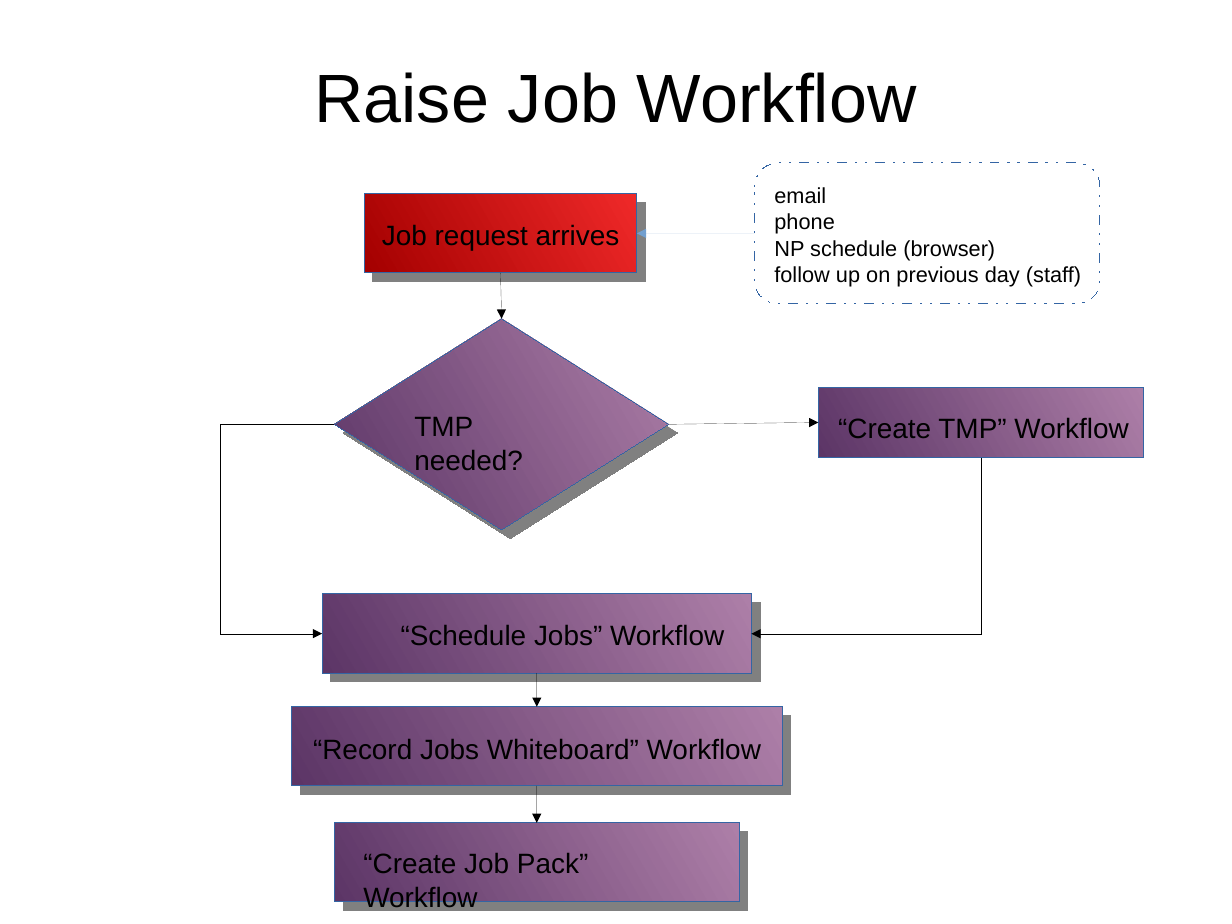
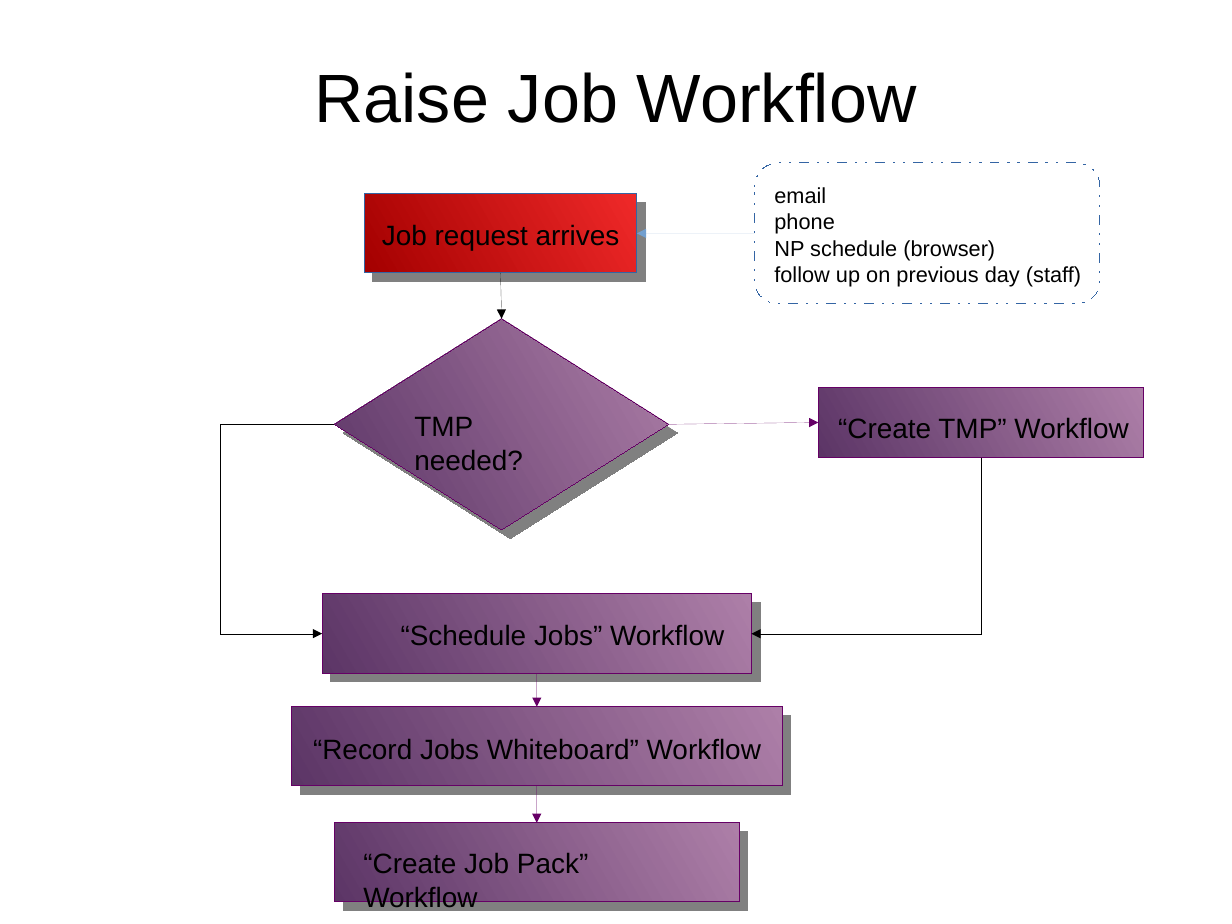
Before and after one commit to monkeysh1ne/TMNZ_Stuff, a slide deck: slide 3 of Workflows BP Models.odp. Drawn at 1232x924 pixels with LibreOffice and Linux fonts; fonts in the diff are those of the drawing. Boxes give left, top, right and bottom in pixels: in the first picture for what was removed or moved away, otherwise in the second. Text is boxed around its words. In the diff, an @@ line names an element or a change of style, - is before the commit and + after.

Commit message:
Added Scratchpad slide, further analysis Scheduled Jobs Workflow

```diff
--- a/Workflows BP Models.odp
+++ b/Workflows BP Models.odp
@@ arrow (669, 425) - (818, 423): stroke #000000 0 pt to #660066 0 pt @@
@@ arrow (537, 673) - (537, 707): stroke #000000 0 pt to #660066 0 pt @@
@@ outline #3465A4 0 pt to #660066 0 pt in 5 elements at (818,387,1144,457), (334,823,739,902), (322,594,751,673), (334,319,669,530), (292,707,783,786) @@
@@ arrow (537, 786) - (537, 823): stroke #000000 0 pt to #660066 0 pt @@
```
Also in this commit, not shown: 2 other slides changed, 1 slide added, 1 slide removed, 1 other file.
